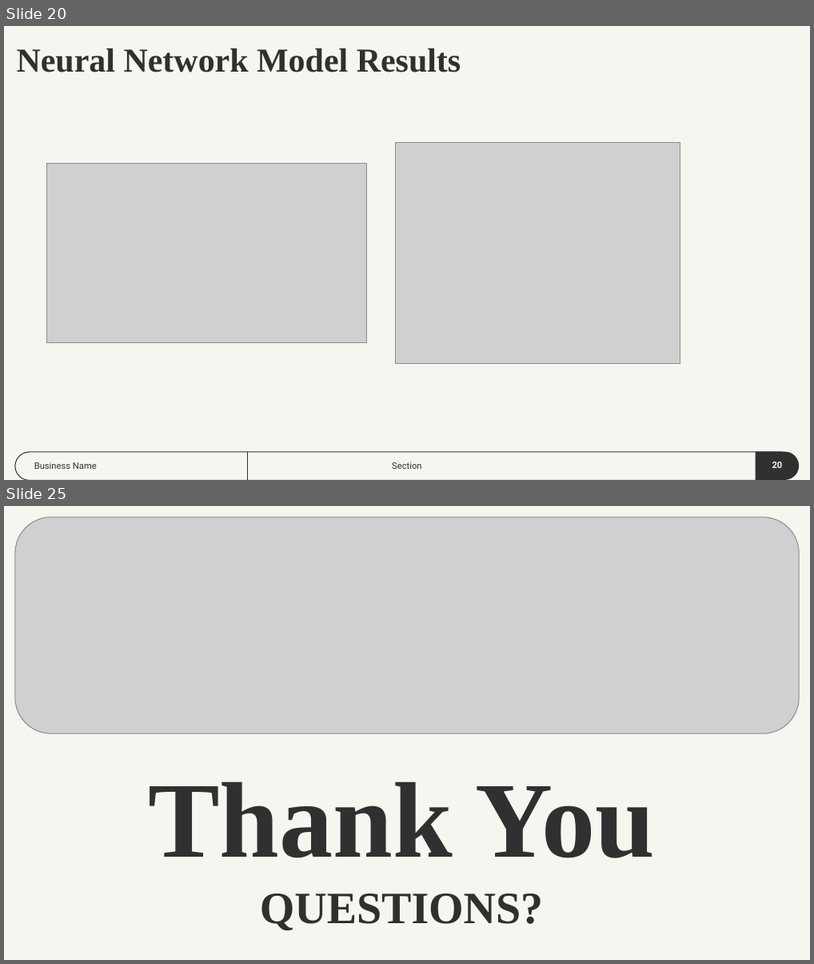
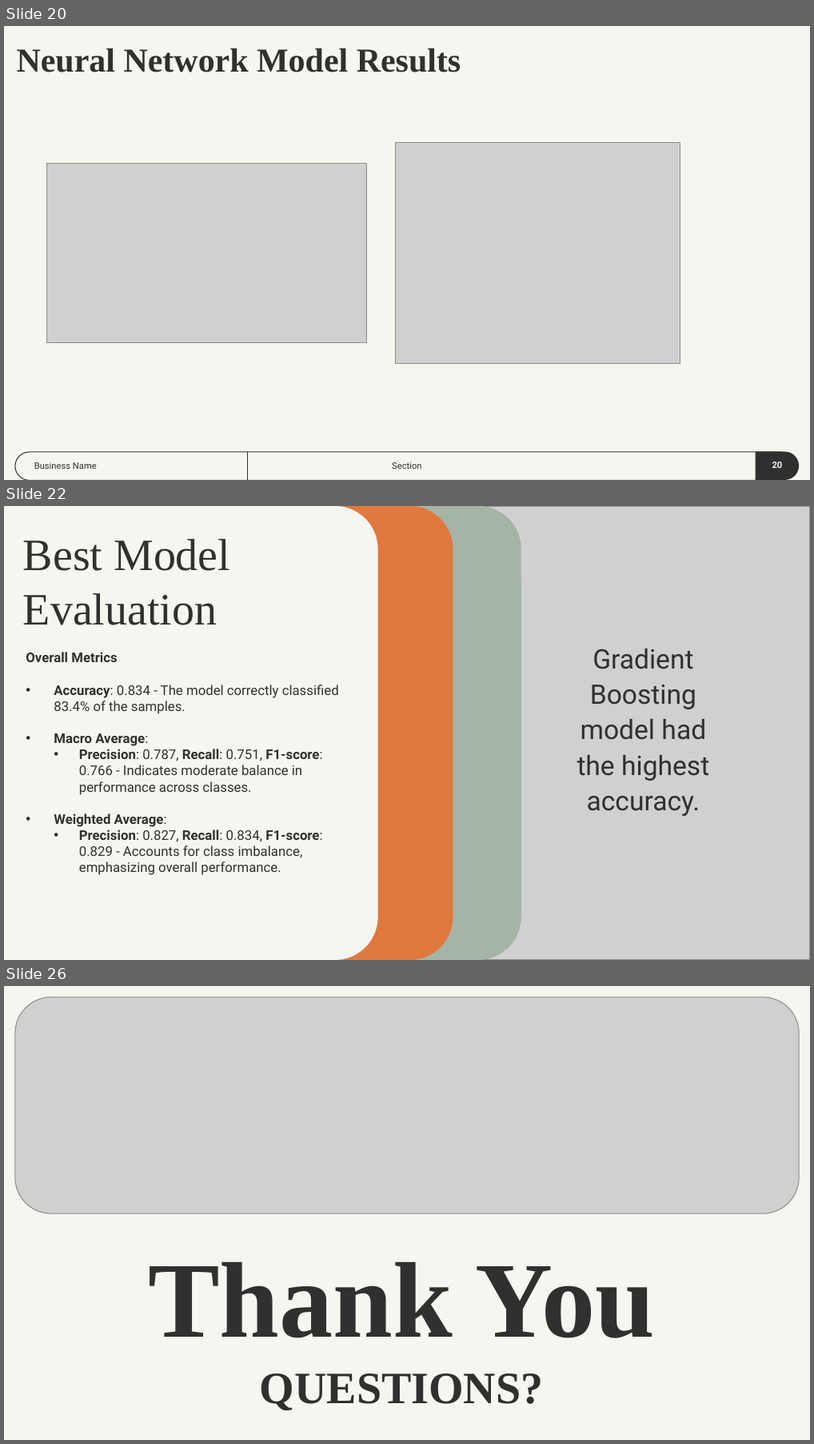
Before and after one commit to dmartinj12/Census_Inequality, a slide deck: Census Inequality Project.pptx. Shown one above the other, each under a label of ours: slides 20 and 25 before the commit, slides 20, 22 and 26 after it; the slides between them are not shown. The pictures are 814x964 and 814x1444 pixels, drawn with LibreOffice and Linux fonts; fonts in the diff are those of the drawing; grey boxes stand for pictures. Boxes give left, top, right and bottom in pixels: in the first picture for what was removed or moved away, otherwise in the second. Text is boxed around its words. In the diff, an @@ line names an element or a change of style, - is before the commit and + after.

```diff
--- a/Census Inequality Project.pptx
+++ b/Census Inequality Project.pptx
@@ slide 22 added at (x1=4, y1=506, x2=810, y2=960), background #F6F6F1 @@
@@ rounded rectangle added at (x1=4, y1=506, x2=378, y2=959), fill #F6F6F1 @@
@@ rounded rectangle added at (x1=78, y1=506, x2=453, y2=959), fill #E1783D @@
@@ rounded rectangle added at (x1=146, y1=506, x2=522, y2=959), fill #A5B4A5 @@
@@ picture added at (x1=341, y1=506, x2=810, y2=959) @@
@@ title added at (x1=23, y1=539, x2=230, y2=625), 40 pt, text #303030 @@
+Best Model
+Evaluation
@@ text added at (x1=578, y1=648, x2=710, y2=816), 24 pt, text #303030 @@
+Gradient Boosting model had the highest accuracy.
@@ text added at (x1=26, y1=652, x2=339, y2=875), 12 pt, text #303030 @@
+Overall Metrics
+• Accuracy: 0.834 - The model correctly classified 83.4% of the samples.
+• Macro Average:
+  • Precision: 0.787, Recall: 0.751, F1-score: 0.766 - Indicates moderate balance in performance across classes.
+• Weighted Average:
+  • Precision: 0.827, Recall: 0.834, F1-score: 0.829 - Accounts for class imbalance, emphasizing overall performance.
@@ what was slide 25 is now slide 26 @@
```
Also in this commit, not shown: 4 other slides added, 4 slides removed, 1 other file.
